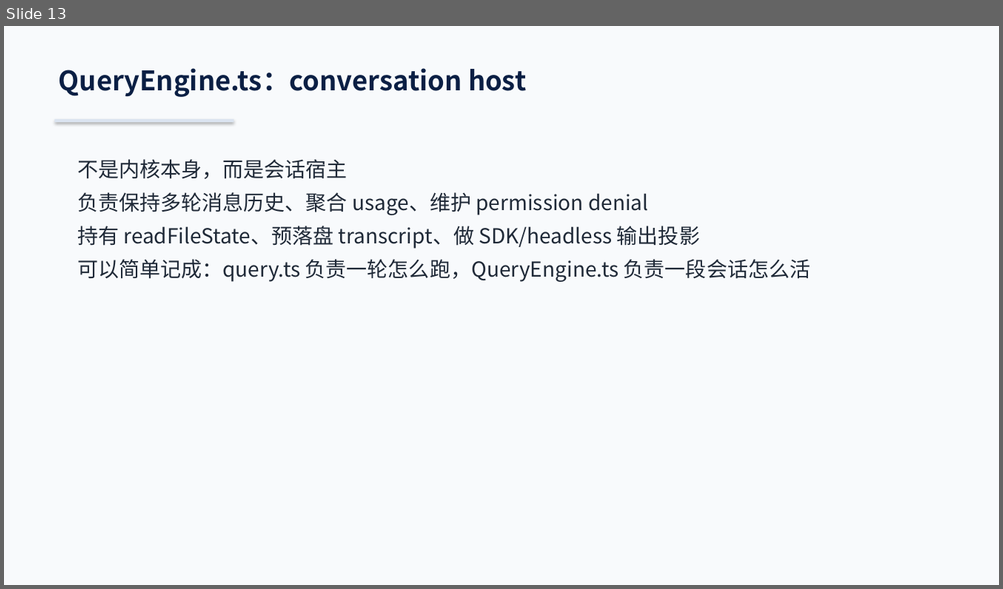
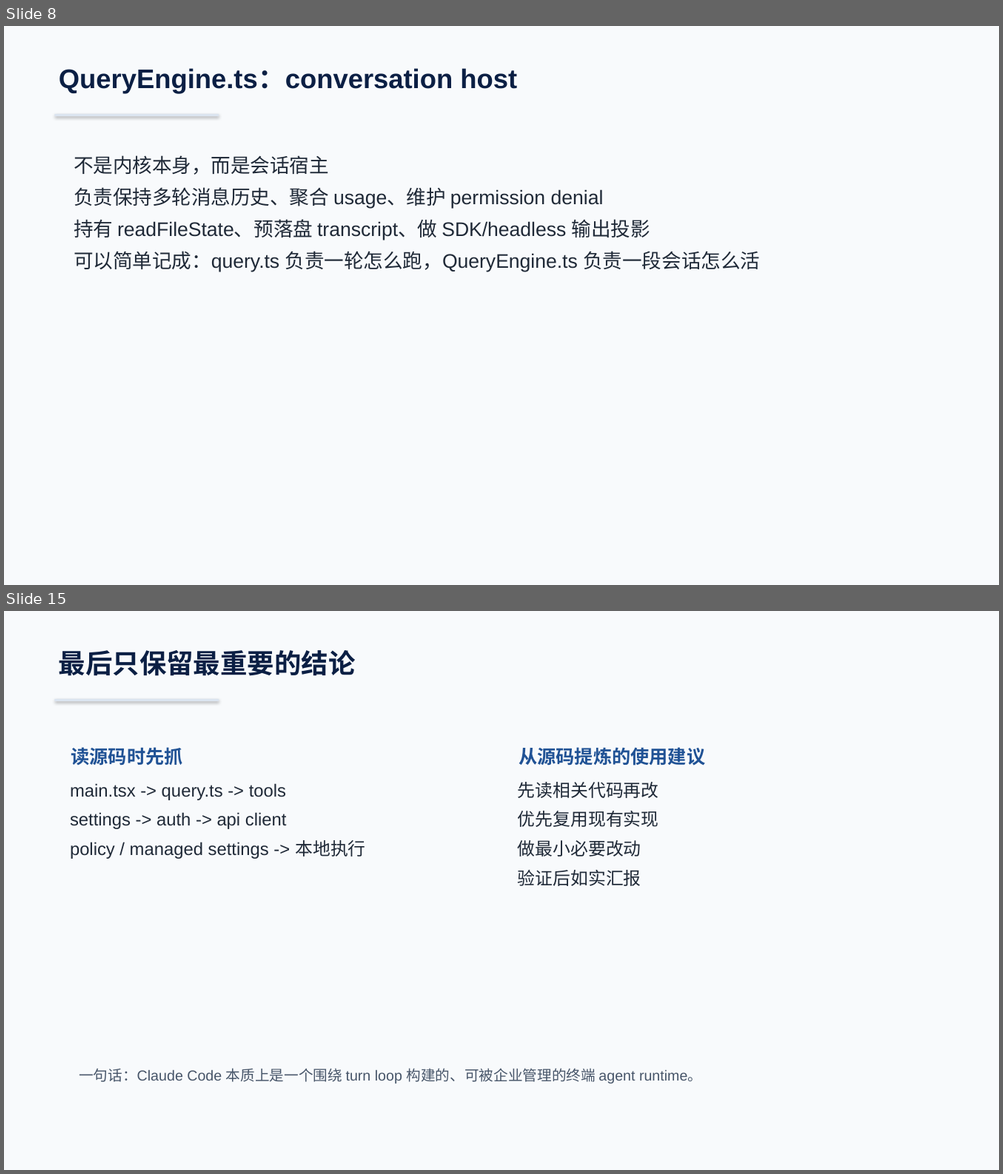
Before and after one commit to boboliu-1010/ccode, a slide deck: docs/zh/00-代码总览与运行时走读-WPS兼容版.pptx. Shown one above the other, each under a label of ours: slide 13 before the commit, slides 8 and 15 after it; the slides between them are not shown. The pictures are 1003x589 and 1003x1174 pixels, drawn with LibreOffice and Linux fonts; fonts in the diff are those of the drawing. Boxes give left, top, right and bottom in pixels: in the first picture for what was removed or moved away, otherwise in the second. Text is boxed around its words. In the diff, an @@ line names an element or a change of style, - is before the commit and + after.

```diff
--- a/docs/zh/00-代码总览与运行时走读-WPS兼容版.pptx
+++ b/docs/zh/00-代码总览与运行时走读-WPS兼容版.pptx
@@ slide 15 added at [4,611,999,1170], background #F8FAFC @@
@@ text added at [59,650,356,676], 26 pt, text #0B1F44, bold @@
+最后只保留最重要的结论
@@ rectangle added at [55,699,219,701], fill #DBE4F0 @@
@@ text added at [71,747,183,766], 18 pt, text #205295, bold @@
+读源码时先抓
@@ text added at [518,747,705,766], 18 pt, text #205295, bold @@
+从源码提炼的使用建议
@@ text added at [70,783,365,859], 17 pt, text #1F2937 @@
+main.tsx -> query.ts -> tools
+settings -> auth -> api client
+policy / managed settings -> 本地执行
@@ text added at [518,782,659,886], 17 pt, text #1F2937 @@
+先读相关代码再改
+优先复用现有实现
+做最小必要改动
+验证后如实汇报
@@ text added at [79,1068,702,1084], 14 pt, text #475569 @@
+一句话：Claude Code 本质上是一个围绕 turn loop 构建的、可被企业管理的终端 agent runtime。
@@ what was slide 13 is now slide 8 @@
@@ slide 8 changed as well @@
@@ text "QueryEngine.ts：conversation host" at [59,68,517,93]: font Noto Sans CJK SC to Arial @@
@@ rectangle: place and size @@
-rectangle at [55,119,234,122]
+rectangle at [55,114,219,116]
@@ text "不是内核本身，而是会话宿主" at [74,156,760,272]: size 20 to 19 pt, font Noto Sans CJK SC to Arial @@
```
Also in this commit, not shown: 10 other slides changed, 4 other slides added, 20 slides removed, 1 other file.
